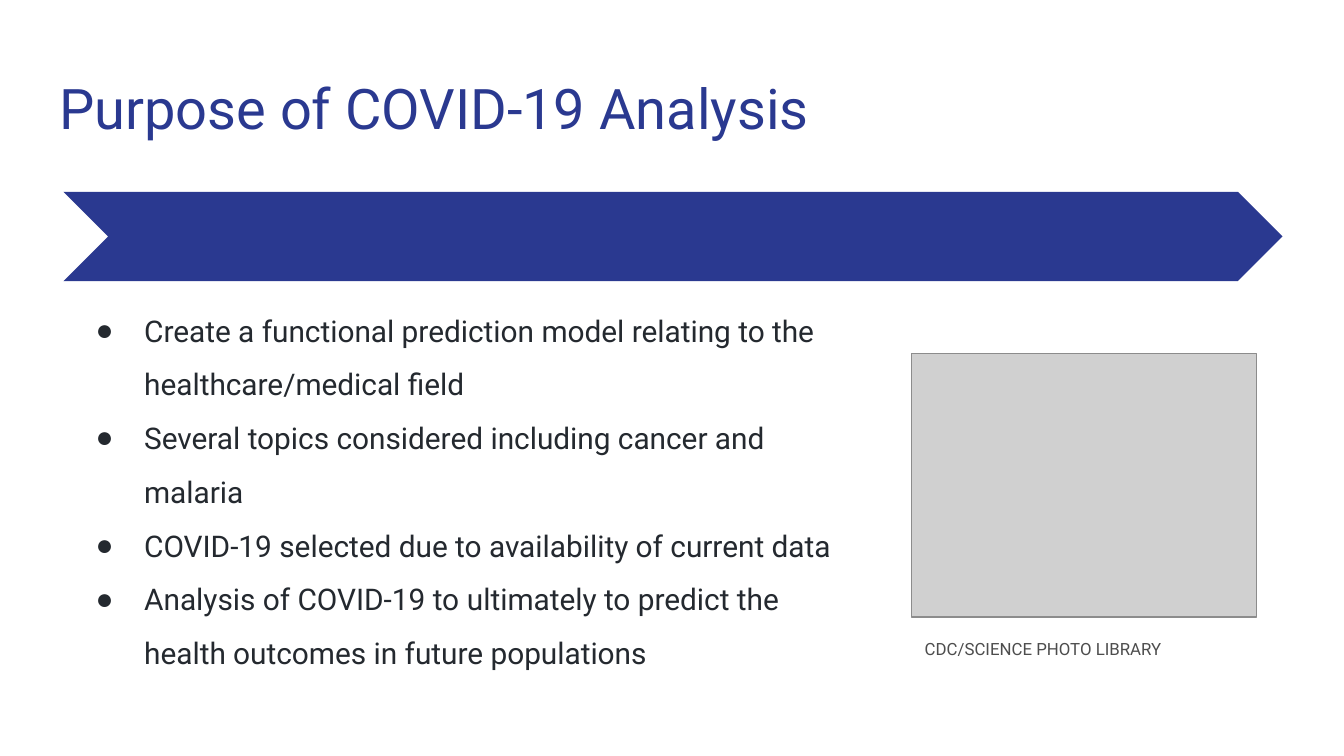
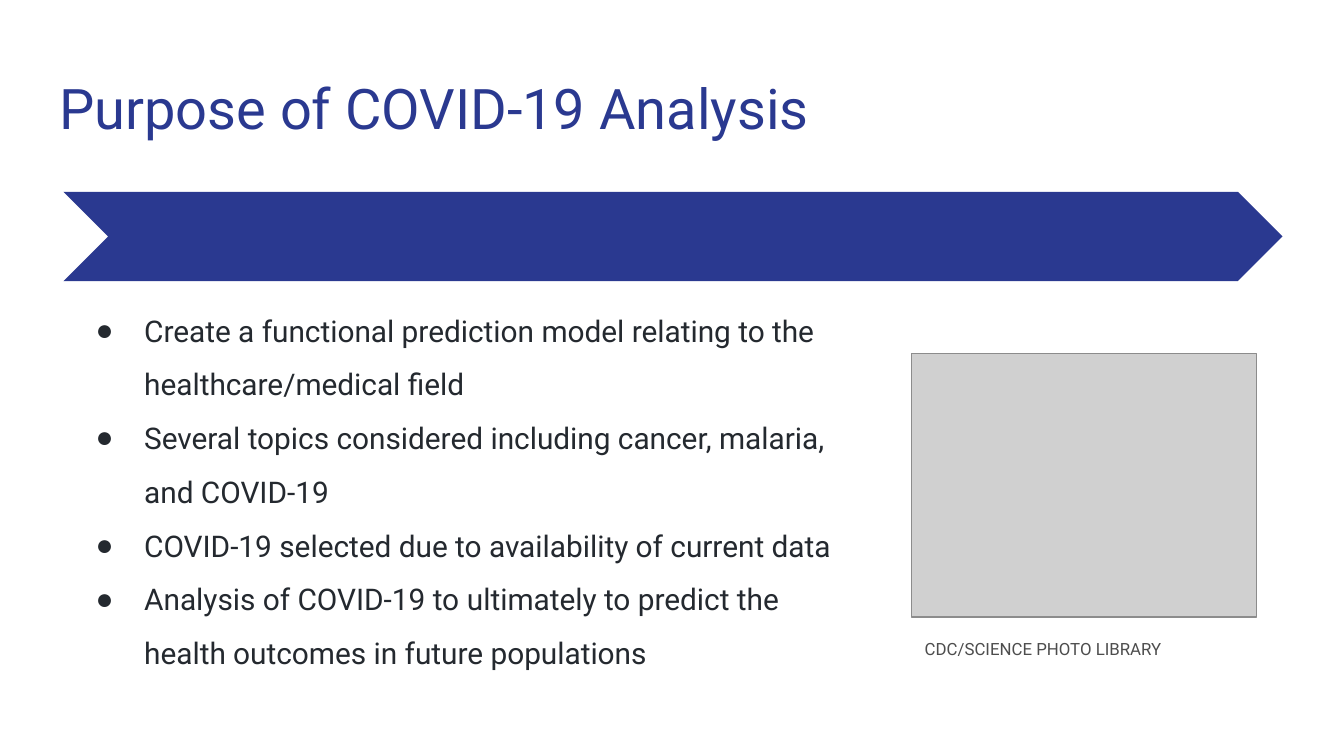
Before and after one commit to Magzzie/COVID-19_Analysis, a slide deck: slide 3 of COVID-19 Analysis.pptx. Drawn at 1344x756 pixels with LibreOffice and Linux fonts; fonts in the diff are those of the drawing; grey boxes stand for pictures. Boxes give left, top, right and bottom in pixels: in the first picture for what was removed or moved away, otherwise in the second. Text is boxed around its words. In the diff, an @@ line names an element or a change of style, - is before the commit and + after.

```diff
--- a/COVID-19 Analysis.pptx
+++ b/COVID-19 Analysis.pptx
@@ text at (x1=144, y1=426, x2=824, y2=504): text changed @@
-● Several topics considered including cancer and malaria
+● Several topics considered including cancer, malaria, and COVID-19
```
Also in this commit, not shown: 2 other slides changed, 2 slides added, 2 slides removed.
